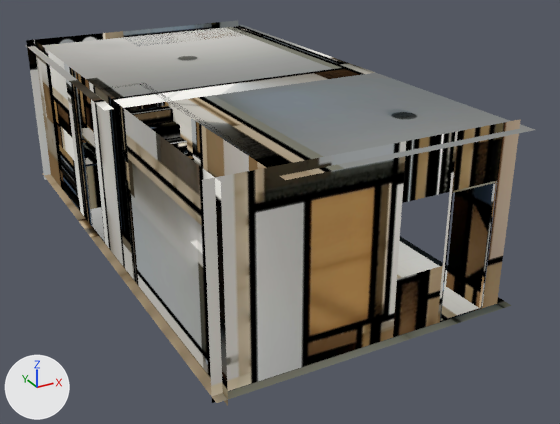
The glTF model assets/casa-oreja/interior_pb.glb, before and after one commit.
Rendered twice from a camera (50 mm lens) standing at (-0.04, -3.12, 6.0) and looking at (5.93, 7.73, 0.58). Every picture has the same lights, and +X, +Y and +Z are marked at lower left. The picture after the commit comes second. Where no turn or scale is listed for an object, it has been applied to the vertices. Vertices at exactly the same position are counted once.

Names of what the first picture shows: 'B_Interior_PB'.
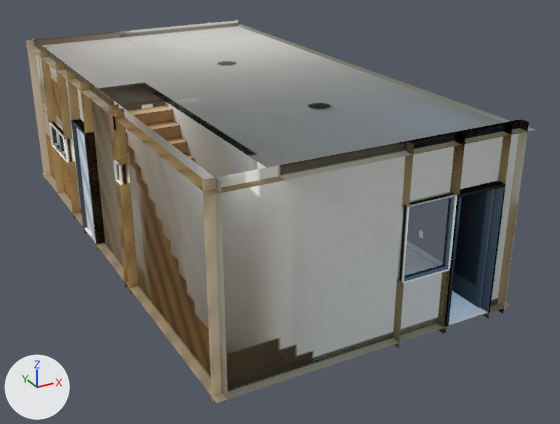
Where the newer file only moved an object's origin or applied its transform, the numbers keep the older frame.

Location of each change, (x1, y1, x2, y2) in pixels of the pictures (560 x 424 px):
'B_Interior_PB', reshaped
    before: (26, 20, 535, 406)
    after: (26, 20, 535, 405)
part 1 of me_b_interior_pb_003, built on
    before: (57, 27, 258, 209)
    after: (40, 20, 529, 361)
part 2 of me_b_interior_pb_003, surface changed
    both: (26, 20, 531, 405)
part 3 of me_b_interior_pb_003, recoloured
    before: (90, 162, 484, 321)
    after: (257, 162, 478, 318)
part 4 of me_b_interior_pb_003, recoloured
    before: (92, 226, 482, 322)
part 5 of me_b_interior_pb_003, recoloured
    both: (26, 25, 531, 180)
part 6 of me_b_interior_pb_003, recoloured
    before: (81, 120, 497, 320)
    after: (452, 190, 493, 308)

Patch to the scene script:
```diff
--- a/assets/casa-oreja/interior_pb.glb.py
+++ b/assets/casa-oreja/interior_pb.glb.py
@@ mat_aluminio_negro @@
+mat_aluminio_negro = bpy.data.materials.new('Aluminio_Negro')
+# uses the picture img_lightmap
@@ mat_revoque_texturado_beige @@
+mat_revoque_texturado_beige = bpy.data.materials.new('Revoque_Texturado_Beige')
+# uses the picture img_lightmap
@@ mat_porcelanato_gris_60x60 @@
+mat_porcelanato_gris_60x60 = bpy.data.materials.new('Porcelanato_Gris_60x60')
+# uses the picture img_lightmap
@@ mat_loza_blanca @@
+mat_loza_blanca = bpy.data.materials.new('Loza_Blanca')
+# uses the picture img_lightmap
@@ mat_azulejo_blanco_alzada @@
+mat_azulejo_blanco_alzada = bpy.data.materials.new('Azulejo_Blanco_Alzada')
+# uses the picture img_lightmap
@@ mat_cocina_melamina_roble @@
+mat_cocina_melamina_roble = bpy.data.materials.new('Cocina_Melamina_Roble')
+# uses the picture img_lightmap
@@ mat_puerta_placa_cedro @@
+mat_puerta_placa_cedro = bpy.data.materials.new('Puerta_Placa_Cedro')
+# uses the picture img_lightmap
@@ mat_hierro_negro @@
+mat_hierro_negro = bpy.data.materials.new('Hierro_Negro')
+# uses the picture img_lightmap
@@ mat_mesada_gris_claro @@
+mat_mesada_gris_claro = bpy.data.materials.new('Mesada_Gris_Claro')
+# uses the picture img_lightmap
@@ mat_porcelanato_exterior_60x120 @@
+mat_porcelanato_exterior_60x120 = bpy.data.materials.new('Porcelanato_Exterior_60x120')
+# uses the picture img_lightmap
@@ mat_madera_escalera @@
+mat_madera_escalera = bpy.data.materials.new('Madera_Escalera')
+# uses the picture img_lightmap
@@ mat_acero_inox @@
+mat_acero_inox = bpy.data.materials.new('Acero_Inox')
+# uses the picture img_lightmap
@@ mat_puerta_chapa_gris @@
+mat_puerta_chapa_gris = bpy.data.materials.new('Puerta_Chapa_Gris')
+# uses the picture img_lightmap
@@ mat_cielorraso_blanco @@
+mat_cielorraso_blanco = bpy.data.materials.new('Cielorraso_Blanco')
+# uses the picture img_lightmap
@@ me_b_interior_pb_003 @@
-me_b_interior_pb_003.from_pydata(...)  # 335 vertices, 426 faces; spans x -2.4..2.4, y -4.47..4.47, z -1.48..1.48
+me_b_interior_pb_003.from_pydata(...)  # 1696 vertices, 2364 faces; spans x -2.41..2.4, y -4.48..4.48, z -1.47..1.47
+# me_b_interior_pb_003 part 1: 11 vertices moved from x -2.25..-1.45, y -3.04..2.03, z -1.36..1.12 to x -2.25..-1.45, y -3.04..2.03, z -0.59..1.12; 61 vertices removed from x -2.25..2.25, y -4.32..4.47, z -1.36..1.35; 1290 vertices added at x -2.41..2.39, y -4.48..4.48, z -1.47..1.47
+# me_b_interior_pb_003 part 2: 166 kept faces spanning x -2.4..2.4, y -4.47..4.47, z -1.47..1.47 get new texture (UV) coordinates
+# me_b_interior_pb_003 part 3: 2 faces spanning x -2.25..2.25, y -4.32..4.32, z -1.36 switch from mat_horneado to mat_porcelanato_gris_60x60
+# me_b_interior_pb_003 part 4: 8 faces spanning x -2.25..1.96, y -4.32..4.32, z -1.47..-1.36 switch from mat_horneado to mat_revoque_texturado_beige
+# me_b_interior_pb_003 part 5: 6 faces spanning x -2.4..2.4, y -4.47..4.47, z 0.65..1.34 switch from mat_horneado to mat_cielorraso_blanco
+# me_b_interior_pb_003 part 6: 22 faces spanning x -2.24..1.96, y -4.32..1.29, z -1.36..0.65 switch from mat_horneado to mat_aluminio_negro
+# other edits to the shape of me_b_interior_pb_003 do not show in these pictures
+me_b_interior_pb_003.materials.append(mat_porcelanato_exterior_60x120)
+me_b_interior_pb_003.materials.append(mat_madera_escalera)
+me_b_interior_pb_003.materials.append(mat_puerta_chapa_gris)
+me_b_interior_pb_003.materials.append(mat_puerta_placa_cedro)
+me_b_interior_pb_003.materials.append(mat_cocina_melamina_roble)
+me_b_interior_pb_003.materials.append(mat_mesada_gris_claro)
+me_b_interior_pb_003.materials.append(mat_azulejo_blanco_alzada)
+me_b_interior_pb_003.materials.append(mat_acero_inox)
+me_b_interior_pb_003.materials.append(mat_loza_blanca)
+me_b_interior_pb_003.materials.append(mat_hierro_negro)
```
